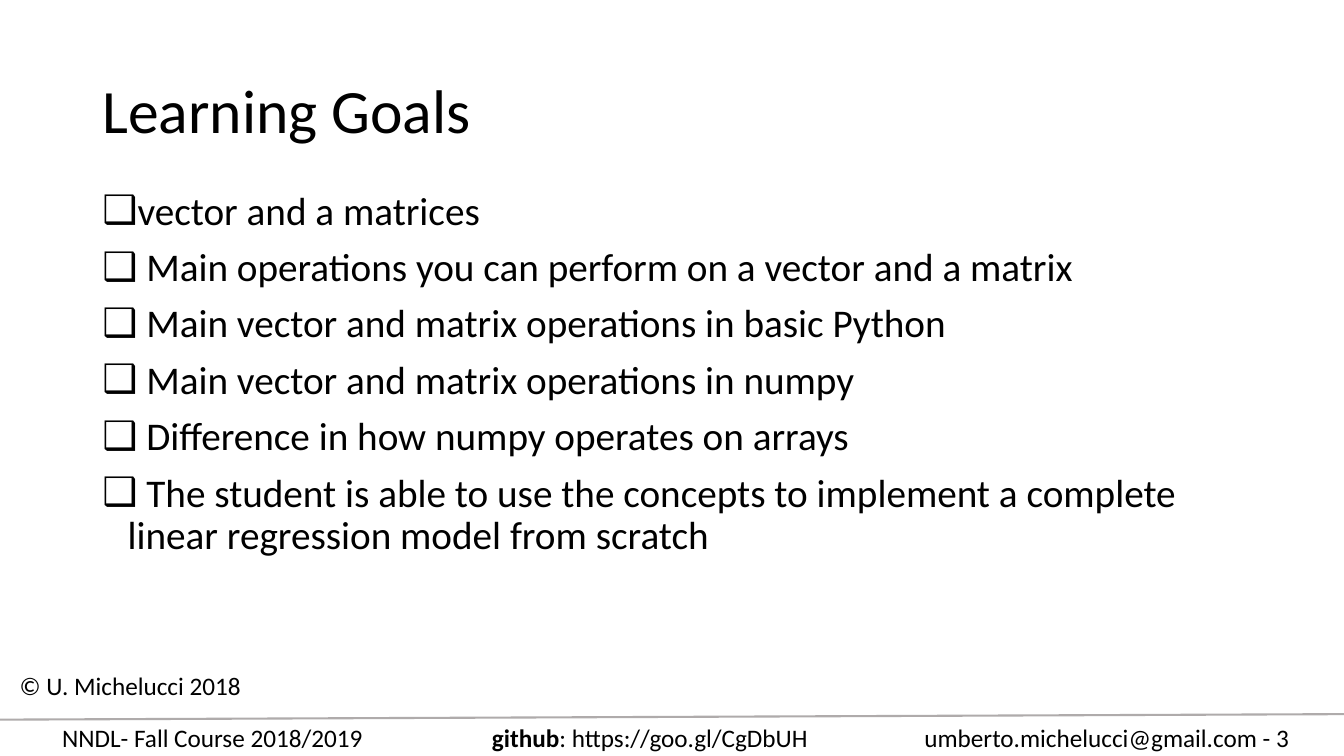
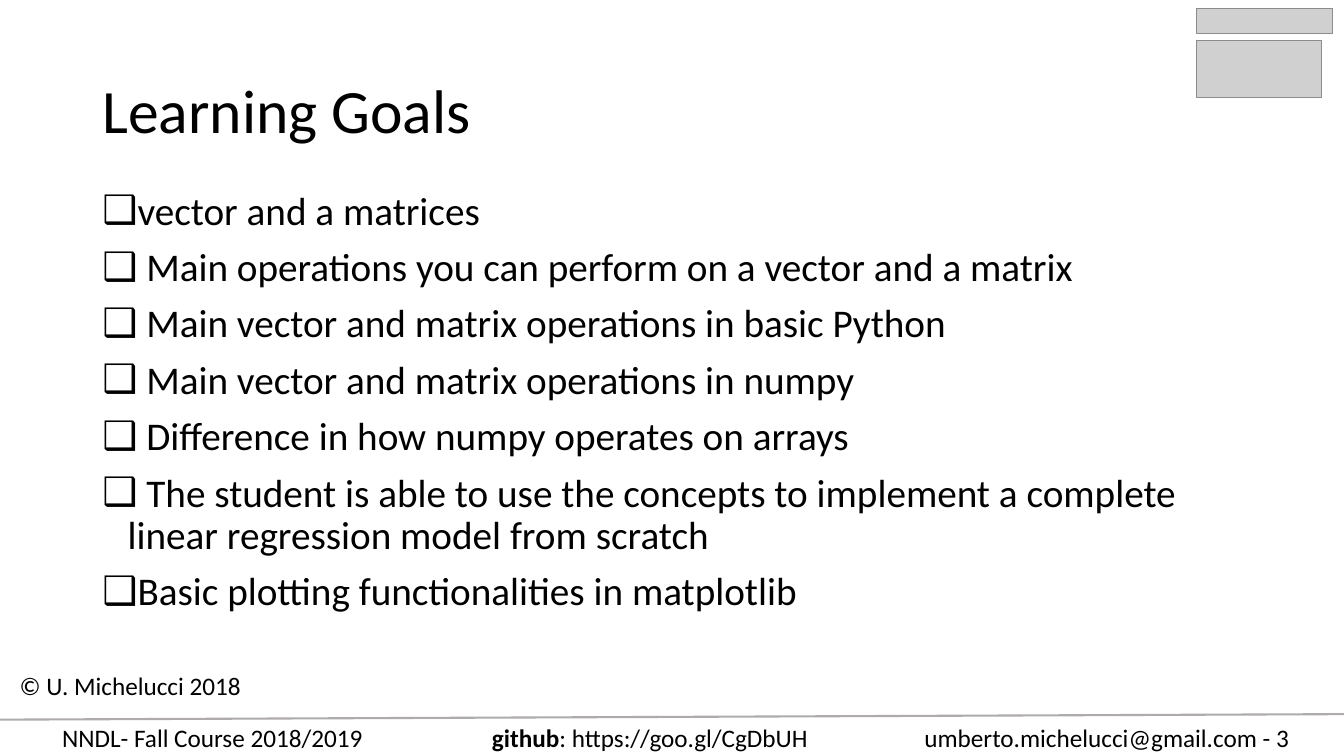
Before and after one commit to toelt-llc/COURSE-zhaw-dlcourse-spring2019, a slide deck: slide 3 of Learning_goals_overview.pptx. Drawn at 1344x756 pixels with LibreOffice and Linux fonts; fonts in the diff are those of the drawing; grey boxes stand for pictures. Boxes give left, top, right and bottom in pixels: in the first picture for what was removed or moved away, otherwise in the second. Text is boxed around its words. In the diff, an @@ line names an element or a change of style, - is before the commit and + after.

Commit message:
Updated a few learning goals.

```diff
--- a/Learning_goals_overview.pptx
+++ b/Learning_goals_overview.pptx
@@ picture added at (1197,8,1333,33) @@
@@ picture added at (1197,40,1321,97) @@
@@ text at (138,577,797,612): paragraph added @@
+❑ Basic plotting functionalities in matplotlib
```
Also in this commit, not shown: 18 other slides changed.
